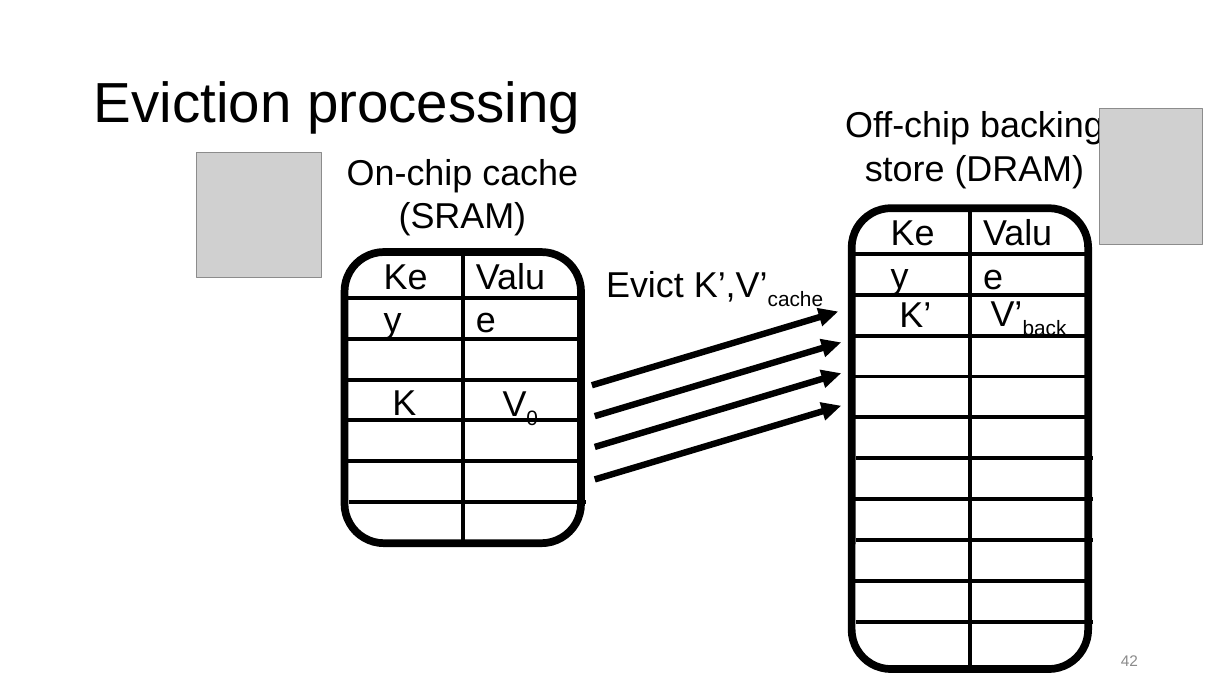
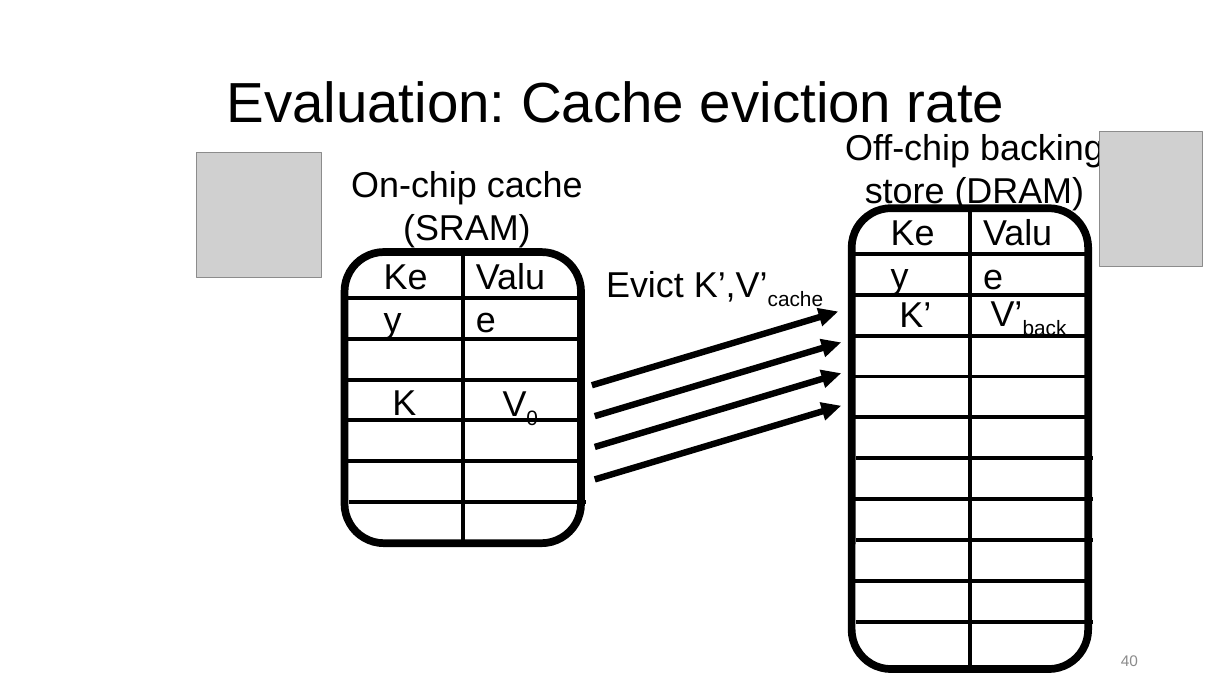
Before and after one commit to anirudhSK/pifo-domino-marple-ppts, a slide deck: slide 40 of marple_itx18.pptx (slide 42 before the commit). Drawn at 1232x693 pixels with LibreOffice and Linux fonts; fonts in the diff are those of the drawing; grey boxes stand for pictures. Boxes give left, top, right and bottom in pixels: in the first picture for what was removed or moved away, otherwise in the second. Text is boxed around its words. In the diff, an @@ line names an element or a change of style, - is before the commit and + after.

```diff
--- a/marple_itx18.pptx
+++ b/marple_itx18.pptx
@@ title at [226,81,1004,123]: text changed @@
-Eviction processing
+Evaluation: Cache eviction rate
@@ text "Off-chip backing store (DRAM)": place and size @@
-text "Off-chip backing store (DRAM)" at [845,109,1104,188]
+text "Off-chip backing store (DRAM)" at [845,132,1104,210]
@@ picture: place and size @@
-picture at [1100,108,1202,244]
+picture at [1100,131,1202,267]
@@ text "On-chip cache (SRAM)": place and size @@
-text "On-chip cache (SRAM)" at [347,159,578,235]
+text "On-chip cache (SRAM)" at [351,171,583,247]
@@ page number at [1121,655,1138,666]: text changed @@
-42
+40
```
Also in this commit, not shown: 3 other slides changed, 3 slides removed.
